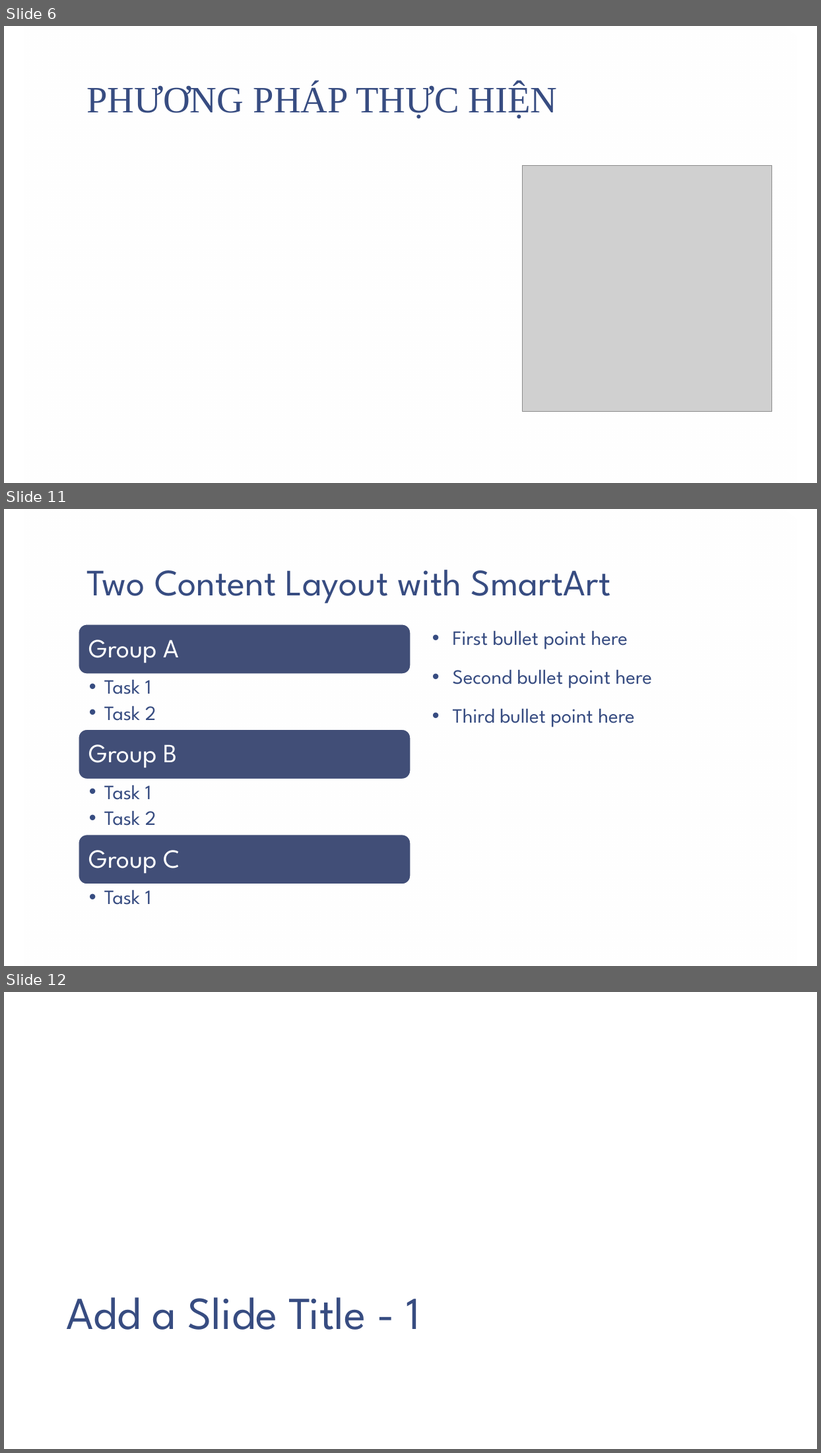
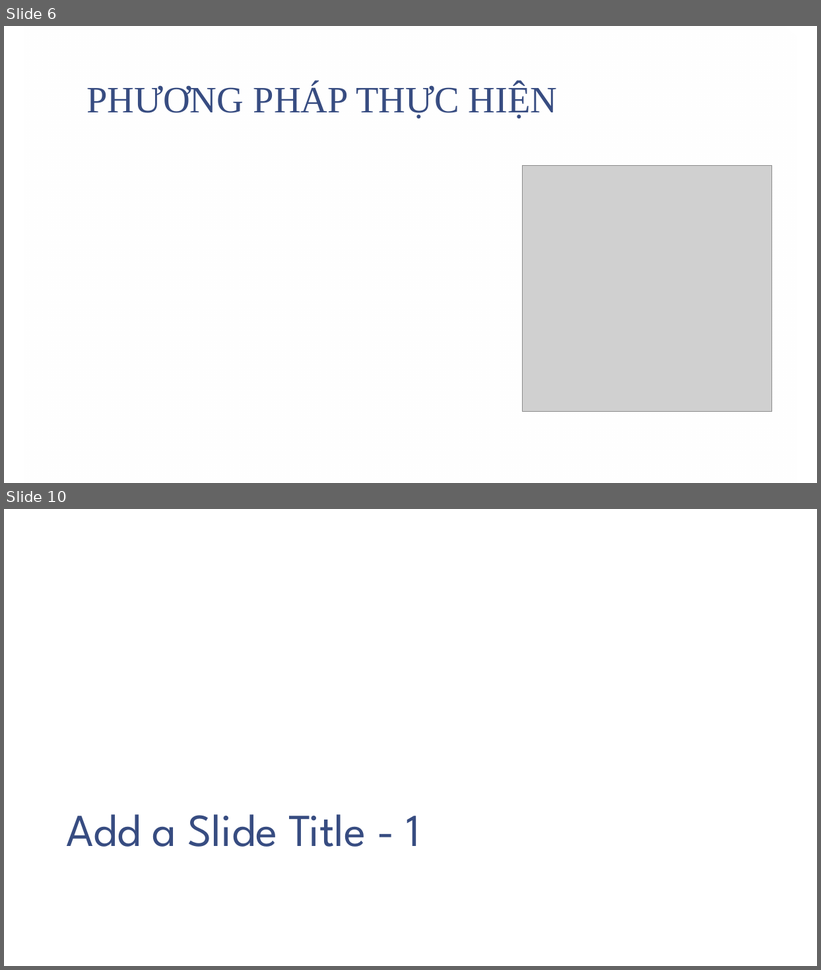
Before and after one commit to trungcpag/machine-CTU, a slide deck: report.pptx. Shown one above the other, each under a label of ours: slides 6, 11 and 12 before the commit, slides 6 and 10 after it; the slides between them are not shown. The pictures are 821x1453 and 821x970 pixels, drawn with LibreOffice and Linux fonts; fonts in the diff are those of the drawing; grey boxes stand for pictures; background and template pictures are left out. Boxes give left, top, right and bottom in pixels: in the first picture for what was removed or moved away, otherwise in the second. Text is boxed around its words. In the diff, an @@ line names an element or a change of style, - is before the commit and + after.

```diff
--- a/report.pptx
+++ b/report.pptx
@@ slide 11 removed at (x1=4, y1=509, x2=817, y2=966), background picture (left out); not listed: 1 template element that a slide beside it also shows @@
@@ title removed at (x1=86, y1=570, x2=611, y2=603) @@
-Two Content Layout with SmartArt
@@ text removed at (x1=453, y1=631, x2=652, y2=727) @@
-• First bullet point here
-• Second bullet point here
-• Third bullet point here
@@ group removed at (x1=79, y1=625, x2=411, y2=905): 6 texts, 3 rounded rectangles @@
-Group A
-  •• Task 1
-  •• Task 2
-Group B
-  •• Task 1
-  •• Task 2
-Group C
-  •• Task 1
@@ what was slide 12 is now slide 10 @@
```
Also in this commit, not shown: 1 slide changed, 1 slide added, 2 other slides removed, 4 other files.
